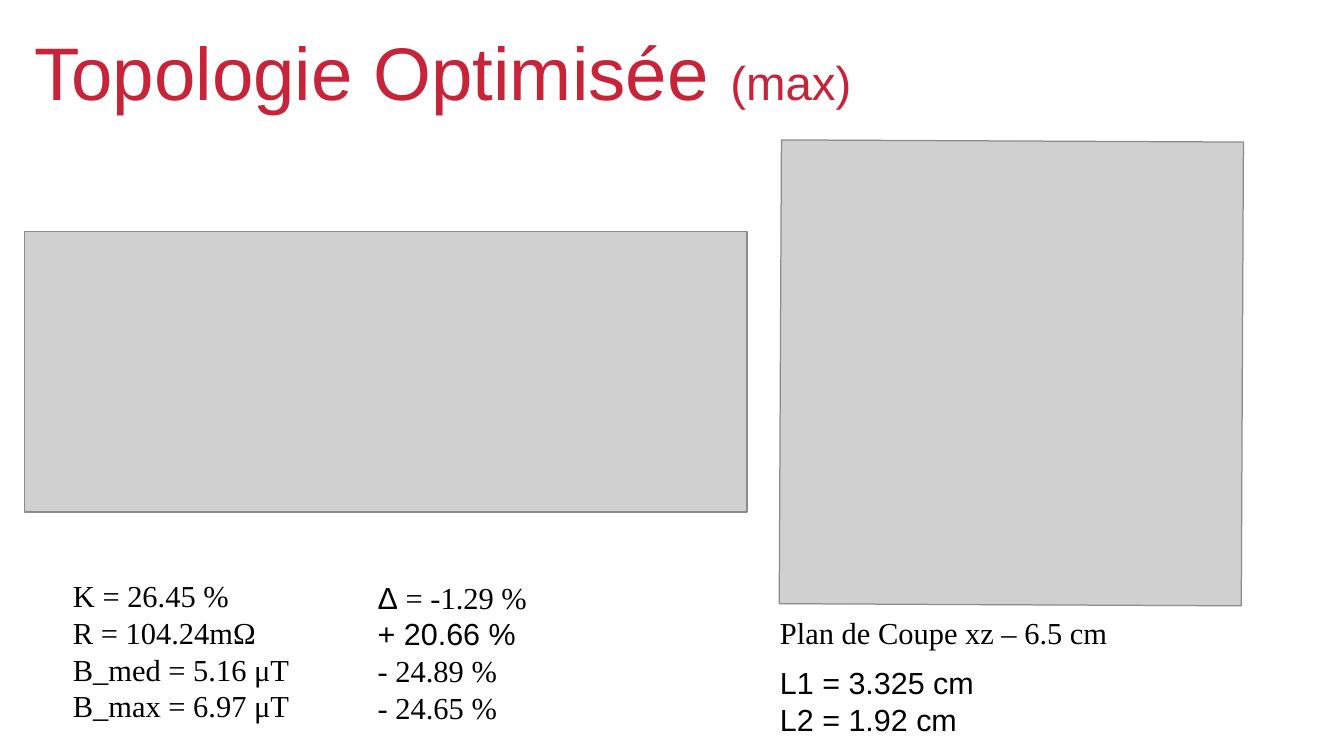
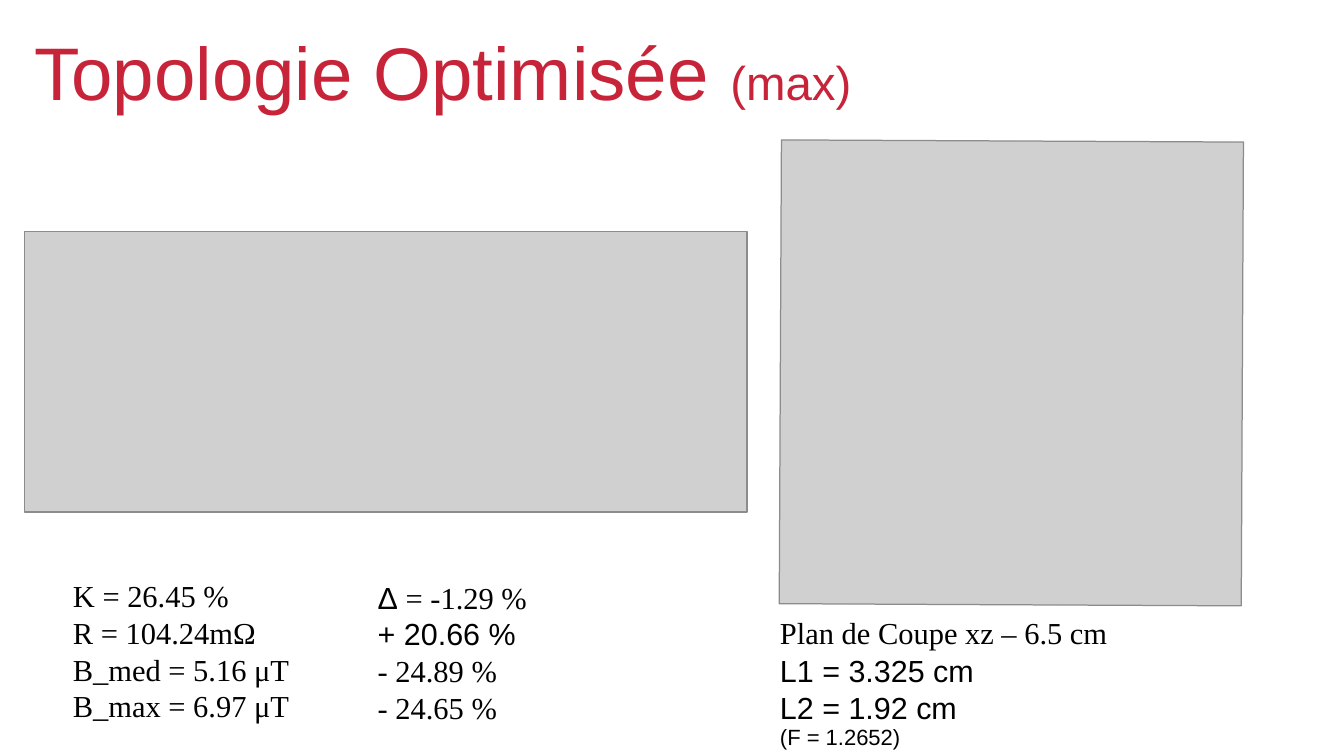
Before and after one commit to viniciustmoraes/COMSOL_simulations, a slide deck: slide 6 of Results/presentationResults.odp (slide 5 before the commit). Drawn at 1344x756 pixels with LibreOffice and Linux fonts; fonts in the diff are those of the drawing; grey boxes stand for pictures; background and template pictures are left out. Boxes give left, top, right and bottom in pixels: in the first picture for what was removed or moved away, otherwise in the second. Text is boxed around its words. In the diff, an @@ line names an element or a change of style, - is before the commit and + after.

```diff
--- a/Results/presentationResults.odp
+++ b/Results/presentationResults.odp
@@ text "L1 = 3.325 cm": place and size @@
-text "L1 = 3.325 cm" at (780,672,974,732)
+text "L1 = 3.325 cm" at (780,660,974,720)
@@ text added at (780,729,901,750), 13 pt, text #000000 @@
+(F = 1.2652)
```
Also in this commit, not shown: 2 other slides changed, 5 slides added, 2 other files.
